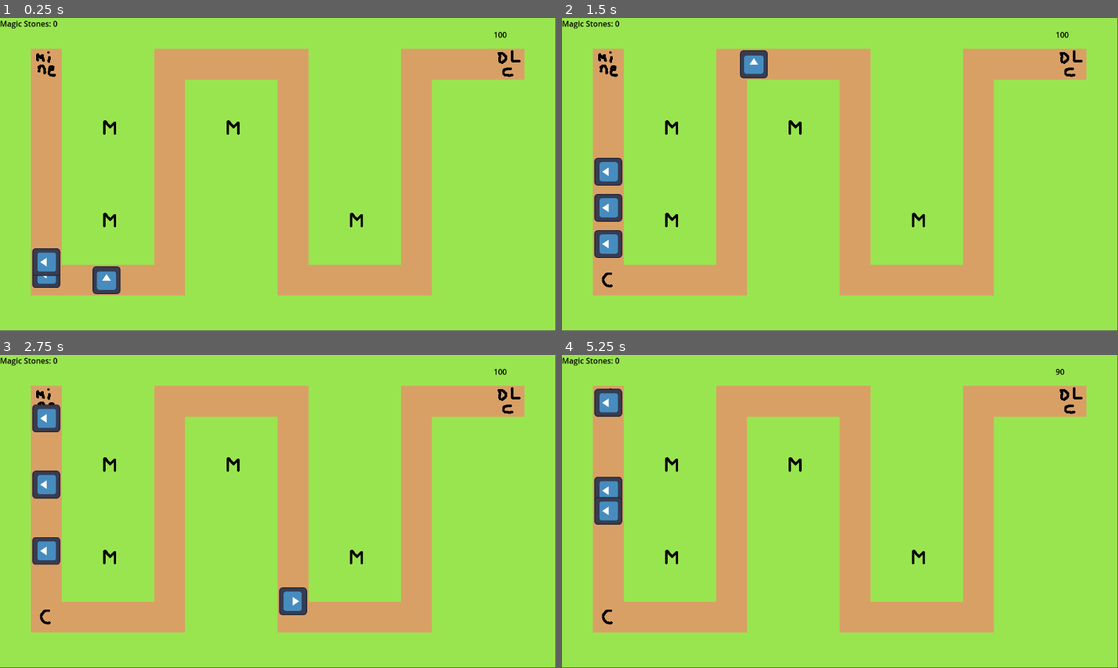
Above: before the commit, frames 1-4 (two rows, left to right).
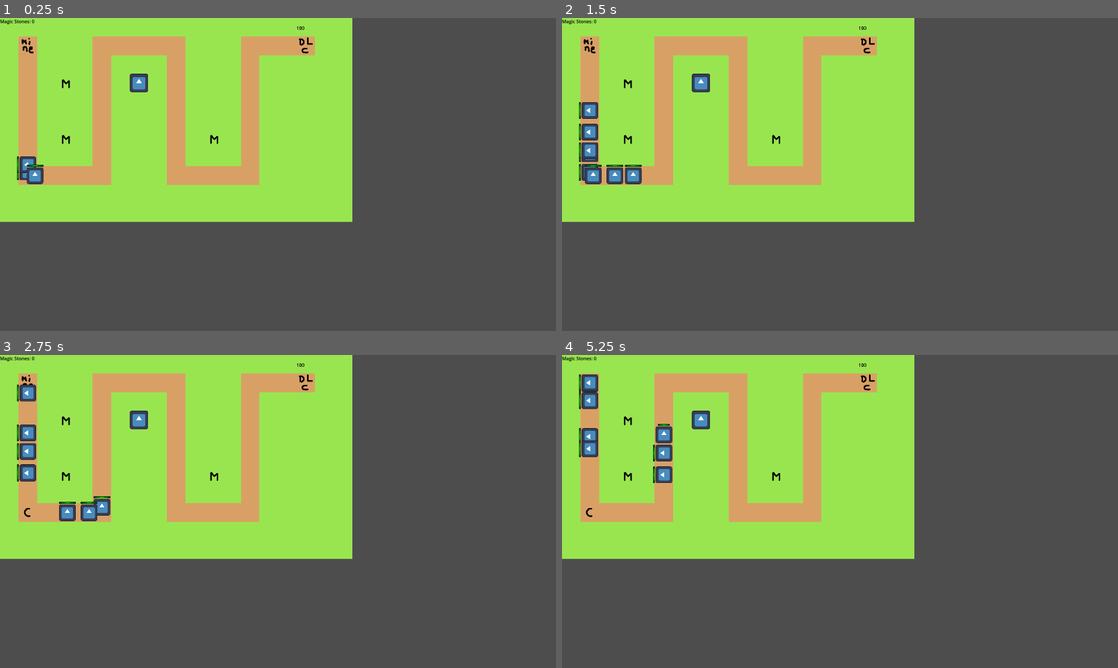
Above: after the commit, the same moments.

Repository: RestlessMoggy/Ludum-Dare-55
Game: Godot game, scene res://scenes/level.tscn
The game is run twice, just before and just after one commit, with the same random seed, the same clock (stepped at 60 frames per second) and the same inputs. The engine's default icon, where the game draws it, is replaced by a stand-in: a white triangle on a blue panel in a dark square.
Inputs:
- Up to frame 1 (0.25 s): no input
- Up to frame 2 (1.5 s): tap S (summon, bound only after the commit) at 0.6, 1.35 s
- Up to frame 3 (2.75 s): tap S (summon, bound only after the commit) at 2.1 s
- Up to frame 4 (5.25 s): tap S (summon, bound only after the commit) every 0.75 s from 2.85 to 5.1 s
The window is 799x449 before the commit and 800x450 after it. Grey fills any space a smaller window leaves; there, only what the larger window draws over its background counts as a difference.

The runs differ from the first frame. In frame 1, 73% of the frame differs, in the area x 0-100%, y 0-100%; in frame 2, 74%; in frame 3, 73%; in frame 4, 74%.

Commit message:
Update Enemies + AI

Diff:
--- a/project.godot
+++ b/project.godot
@@ -14,3 +14,17 @@
 run/main_scene="res://scenes/level.tscn"
 config/features=PackedStringArray("4.2", "Forward Plus")
 config/icon="res://icon.svg"
+
+[display]
+
+window/size/viewport_width=1920
+window/size/viewport_height=1080
+window/stretch/mode="viewport"
+
+[input]
+
+summon={
+"deadzone": 0.5,
+"events": [Object(InputEventKey,"resource_local_to_scene":false,"resource_name":"","device":-1,"window_id":0,"alt_pressed":false,"shift_pressed":false,"ctrl_pressed":false,"meta_pressed":false,"pressed":false,"keycode":0,"physical_keycode":83,"key_label":0,"unicode":115,"echo":false,"script":null)
+]
+}
--- a/scenes/hero.tscn
+++ b/scenes/hero.tscn
@@ -1,9 +1,13 @@
-[gd_scene load_steps=3 format=3 uid="uid://djgv1xsbd7f0c"]
+[gd_scene load_steps=4 format=3 uid="uid://djgv1xsbd7f0c"]
 
 [ext_resource type="Script" path="res://scripts/hero.gd" id="1_d6f3e"]
 [ext_resource type="Texture2D" uid="uid://c8lepaw0eksdt" path="res://icon.svg" id="2_pupd7"]
 
-[node name="Hero" type="Node2D"]
+[sub_resource type="CircleShape2D" id="CircleShape2D_kyooa"]
+radius = 28.0713
+
+[node name="Hero" type="CharacterBody2D"]
+collision_mask = 0
 script = ExtResource("1_d6f3e")
 
 [node name="Sprite2D" type="Sprite2D" parent="."]
@@ -14,4 +18,13 @@
 wait_time = 0.75
 one_shot = true
 
+[node name="CollisionShape2D" type="CollisionShape2D" parent="."]
+shape = SubResource("CircleShape2D_kyooa")
+
+[node name="HealthBar" type="Sprite2D" parent="."]
+modulate = Color(0, 1, 0, 1)
+position = Vector2(0, -34)
+scale = Vector2(0.45, 0.05)
+texture = ExtResource("2_pupd7")
+
 [connection signal="timeout" from="Timer" to="." method="_on_timer_timeout"]
--- a/scenes/level.tscn
+++ b/scenes/level.tscn
@@ -1,8 +1,9 @@
-[gd_scene load_steps=8 format=3 uid="uid://c8ehrggcfkrw0"]
+[gd_scene load_steps=9 format=3 uid="uid://c8ehrggcfkrw0"]
 
 [ext_resource type="Script" path="res://scripts/level.gd" id="1_bdgjm"]
 [ext_resource type="Texture2D" uid="uid://b08vga25qsdfd" path="res://assets/tiles/temp-tilemap.png" id="1_xicd7"]
 [ext_resource type="PackedScene" uid="uid://djgv1xsbd7f0c" path="res://scenes/hero.tscn" id="2_f7id6"]
+[ext_resource type="PackedScene" uid="uid://ch8hr438gn753" path="res://scenes/monster.tscn" id="4_85h1j"]
 
 [sub_resource type="TileSetAtlasSource" id="TileSetAtlasSource_krel3"]
 texture = ExtResource("1_xicd7")
@@ -47,13 +48,14 @@
 [node name="PathFollow2D" type="PathFollow2D" parent="MiningPath"]
 position = Vector2(96, 544)
 rotation = -1.5708
+rotates = false
 
 [node name="Hero" parent="MiningPath/PathFollow2D" instance=ExtResource("2_f7id6")]
-speed = 100
 
 [node name="PathFollow2D2" type="PathFollow2D" parent="MiningPath"]
 position = Vector2(96, 544)
 rotation = -1.5708
+rotates = false
 
 [node name="Hero2" parent="MiningPath/PathFollow2D2" instance=ExtResource("2_f7id6")]
 speed = 50
@@ -61,6 +63,7 @@
 [node name="PathFollow2D3" type="PathFollow2D" parent="MiningPath"]
 position = Vector2(96, 544)
 rotation = -1.5708
+rotates = false
 
 [node name="Hero3" parent="MiningPath/PathFollow2D3" instance=ExtResource("2_f7id6")]
 speed = 150
@@ -70,10 +73,11 @@
 
 [node name="PathFollow2D" type="PathFollow2D" parent="FightingPath"]
 position = Vector2(96, 544)
+rotates = false
 
 [node name="Hero" parent="FightingPath/PathFollow2D" instance=ExtResource("2_f7id6")]
+collision_mask = 6
 status = 3
-speed = 500
 
 [node name="MagicStonesLabel" type="Label" parent="."]
 offset_right = 40.0
@@ -88,3 +92,8 @@
 offset_bottom = 46.0
 theme_override_colors/font_color = Color(0, 0, 0, 1)
 text = "100"
+
+[node name="Enemies" type="Node2D" parent="."]
+
+[node name="Monster" parent="Enemies" instance=ExtResource("4_85h1j")]
+position = Vector2(480, 224)
--- /dev/null
+++ b/scenes/monster.gd
@@ -0,0 +1,81 @@
+extends Node2D
+
+@onready var projectile_scene = preload("res://scenes/projectile.tscn")
+
+const PROJECTILE_SPEED = 1500
+
+var fighter_list = []
+var miner_list = []
+
+# Called when the node enters the scene tree for the first time.
+func _ready():
+	pass # Replace with function body.
+
+
+# Called every frame. 'delta' is the elapsed time since the previous frame.
+func _process(delta):
+	pass
+
+
+func _on_attack_area_body_entered(body):
+	if body is Hero:
+		if body.status == Hero.Status.FIGHTING:
+			fighter_list.append(body)
+		else:
+			miner_list.append(body)
+
+
+func _on_attack_area_body_exited(body):
+	if body is Hero:
+		if body.status == Hero.Status.FIGHTING:
+			fighter_list.erase(body)
+		else:
+			miner_list.erase(body)
+
+
+func _on_attack_timer_timeout():
+	var hero = find_target()
+	if hero != null:
+		var projectile = projectile_scene.instantiate()
+		var projectile_direction = (hero.global_position - global_position).normalized()
+		projectile.direction = projectile_direction
+		$Projectiles.add_child(projectile)
+
+
+func find_target():
+	if len(miner_list) == 0 and len(fighter_list) == 0:
+		return null
+	if len(fighter_list) > 0:
+		var furthest_length = 0
+		var furthest_fighter = fighter_list[0]
+		for fighter in fighter_list:
+			if fighter.get_parent().progress > furthest_length:
+				furthest_length = fighter.get_parent().progress
+				furthest_fighter = fighter
+		return furthest_fighter
+	if len(miner_list) > 0:
+		var furthest_status = Hero.Status.GOING_TO_MINE
+		for miner in miner_list:
+			if miner.status == Hero.Status.GOING_BACK_FROM_MINE:
+				furthest_status = Hero.Status.GOING_BACK_FROM_MINE
+		var furthest_miner = null
+		var furthest_length = 0
+		if furthest_status == Hero.Status.GOING_BACK_FROM_MINE:
+			furthest_length = 1
+
+		for miner in miner_list:
+			if miner.status == furthest_status:
+				if furthest_status == Hero.Status.GOING_TO_MINE:
+					if miner.get_parent().progress_ratio > furthest_length:
+						furthest_miner = miner
+						furthest_length = miner.get_parent().progress_ratio
+				if furthest_status == Hero.Status.GOING_BACK_FROM_MINE:
+					if miner.get_parent().progress_ratio < furthest_length:
+						furthest_miner = miner
+						furthest_length = miner.get_parent().progress_ratio
+		return furthest_miner
+
+
+func remove_hero_from_queue(hero):
+	miner_list.erase(hero)
+	fighter_list.erase(hero)
--- a/scenes/monster.tscn
+++ b/scenes/monster.tscn
@@ -1,3 +1,29 @@
-[gd_scene format=3 uid="uid://ch8hr438gn753"]
+[gd_scene load_steps=4 format=3 uid="uid://ch8hr438gn753"]
+
+[ext_resource type="Texture2D" uid="uid://c8lepaw0eksdt" path="res://icon.svg" id="1_7f6ks"]
+[ext_resource type="Script" path="res://scenes/monster.gd" id="1_fxpdb"]
+
+[sub_resource type="CircleShape2D" id="CircleShape2D_lhnm8"]
+radius = 175.0
 
 [node name="Monster" type="Node2D"]
+script = ExtResource("1_fxpdb")
+
+[node name="Sprite2D" type="Sprite2D" parent="."]
+scale = Vector2(0.5, 0.5)
+texture = ExtResource("1_7f6ks")
+
+[node name="AttackArea" type="Area2D" parent="."]
+collision_layer = 2
+
+[node name="CollisionShape2D" type="CollisionShape2D" parent="AttackArea"]
+shape = SubResource("CircleShape2D_lhnm8")
+
+[node name="AttackTimer" type="Timer" parent="."]
+autostart = true
+
+[node name="Projectiles" type="Node2D" parent="."]
+
+[connection signal="body_entered" from="AttackArea" to="." method="_on_attack_area_body_entered"]
+[connection signal="body_exited" from="AttackArea" to="." method="_on_attack_area_body_exited"]
+[connection signal="timeout" from="AttackTimer" to="." method="_on_attack_timer_timeout"]
--- /dev/null
+++ b/scenes/projectile.tscn
@@ -0,0 +1,24 @@
+[gd_scene load_steps=4 format=3 uid="uid://g4hacc7yemf5"]
+
+[ext_resource type="Script" path="res://scripts/projectile.gd" id="1_mguxf"]
+[ext_resource type="Texture2D" uid="uid://c8lepaw0eksdt" path="res://icon.svg" id="2_rb7kp"]
+
+[sub_resource type="CircleShape2D" id="CircleShape2D_slq2h"]
+radius = 3.0
+
+[node name="Projectile" type="Area2D"]
+collision_layer = 4
+script = ExtResource("1_mguxf")
+
+[node name="Sprite2D" type="Sprite2D" parent="."]
+scale = Vector2(0.1, 0.1)
+texture = ExtResource("2_rb7kp")
+
+[node name="CollisionShape2D" type="CollisionShape2D" parent="."]
+shape = SubResource("CircleShape2D_slq2h")
+
+[node name="SelfDestructTimer" type="Timer" parent="."]
+one_shot = true
+
+[connection signal="body_entered" from="." to="." method="_on_body_entered"]
+[connection signal="timeout" from="SelfDestructTimer" to="." method="_on_self_destruct_timer_timeout"]
--- a/scripts/hero.gd
+++ b/scripts/hero.gd
@@ -1,6 +1,8 @@
-extends Node2D
+extends CharacterBody2D
 
 class_name Hero
+
+signal death(hero)
 
 enum Rarity {
 	COMMON,
@@ -20,22 +22,32 @@
 @export var status = Status.GOING_TO_MINE
 var rarity = Rarity.COMMON
 
+var max_health = 100
 var health = 100
 var attack = 10
-@export var speed = 10
+@export var speed = 100
 
 func _ready():
-	pass # Replace with function body.
+	pass
 
-
-# Called every frame. 'delta' is the elapsed time since the previous frame.
 func _process(delta):
 	pass
 
-# Called every frame. 'delta' is the elapsed time since the previous frame.
 func mine():
 	$Timer.start()
 
+func die():
+	death.emit(self)
+
+func generate_stats(rarity):
+	pass
+
+func hit():
+	health -= 30
+	if health <= 0:
+		die()
+
+	$HealthBar.scale.x = $Sprite2D.scale.x * health / max_health
 
 func _on_timer_timeout():
 	if status == Status.MINING:
--- a/scripts/level.gd
+++ b/scripts/level.gd
@@ -1,8 +1,10 @@
 extends Node2D
+
+@onready var hero_scene = preload("res://scenes/hero.tscn")
 
 var heroes = []
 
-var magic_stones = 0
+var magic_stones = 100
 
 var demon_lord_hp = 100
 
@@ -13,6 +15,10 @@
 		heroes.append(path_follow.get_child(0))
 	print(len(heroes))
 
+func _process(delta):
+	if Input.is_action_just_pressed("summon"):
+		summon_hero(Hero.Rarity.COMMON, Hero.Status.FIGHTING)
+		summon_hero(Hero.Rarity.COMMON, Hero.Status.GOING_TO_MINE)
 
 func _physics_process(delta):
 	for hero in heroes:
@@ -53,5 +59,53 @@
 	else:
 		show_win_screen()
 
+func summon_hero(rarity, task):
+	var hero = hero_scene.instantiate()
+
+	hero.death.connect(on_hero_death)
+
+	var cost = 0
+	match rarity:
+		Hero.Rarity.COMMON:
+			cost = 25
+		Hero.Rarity.UNCOMMON:
+			cost = 50
+		Hero.Rarity.RARE:
+			cost = 100
+		Hero.Rarity.SUPER_RARE:
+			cost = 150
+		Hero.Rarity.ULTRA_RARE:
+			cost = 250
+
+	if cost != 0 and magic_stones - cost >= 0:
+		magic_stones -= cost
+		reload_ui()
+		hero.rarity = rarity
+		hero.generate_stats(rarity)
+		hero.status = task
+		match task:
+			Hero.Status.GOING_TO_MINE:
+				var path_follow = PathFollow2D.new()
+				$MiningPath.add_child(path_follow)
+				path_follow.add_child(hero)
+			Hero.Status.FIGHTING:
+				var path_follow = PathFollow2D.new()
+				$FightingPath.add_child(path_follow)
+				path_follow.add_child(hero)
+			_:
+				hero.status = Hero.Status.GOING_TO_MINE
+				var path_follow = PathFollow2D.new()
+				$MiningPath.add_child(path_follow)
+				path_follow.add_child(hero)
+		heroes.append(hero)
+
+
 func show_win_screen():
 	pass
+
+
+func on_hero_death(hero):
+	heroes.erase(hero)
+	for monster in $Enemies.get_children():
+		monster.remove_hero_from_queue(hero)
+	hero.queue_free()
--- /dev/null
+++ b/scripts/projectile.gd
@@ -0,0 +1,24 @@
+extends Area2D
+
+@export var speed = 2000
+var direction = Vector2.ZERO
+
+
+# Called when the node enters the scene tree for the first time.
+func _ready():
+	$SelfDestructTimer.start()
+
+
+# Called every frame. 'delta' is the elapsed time since the previous frame.
+func _physics_process(delta):
+	position += direction * speed * delta
+
+
+func _on_body_entered(body):
+	if body is Hero:
+		body.hit()
+	queue_free()
+
+
+func _on_self_destruct_timer_timeout():
+	queue_free
